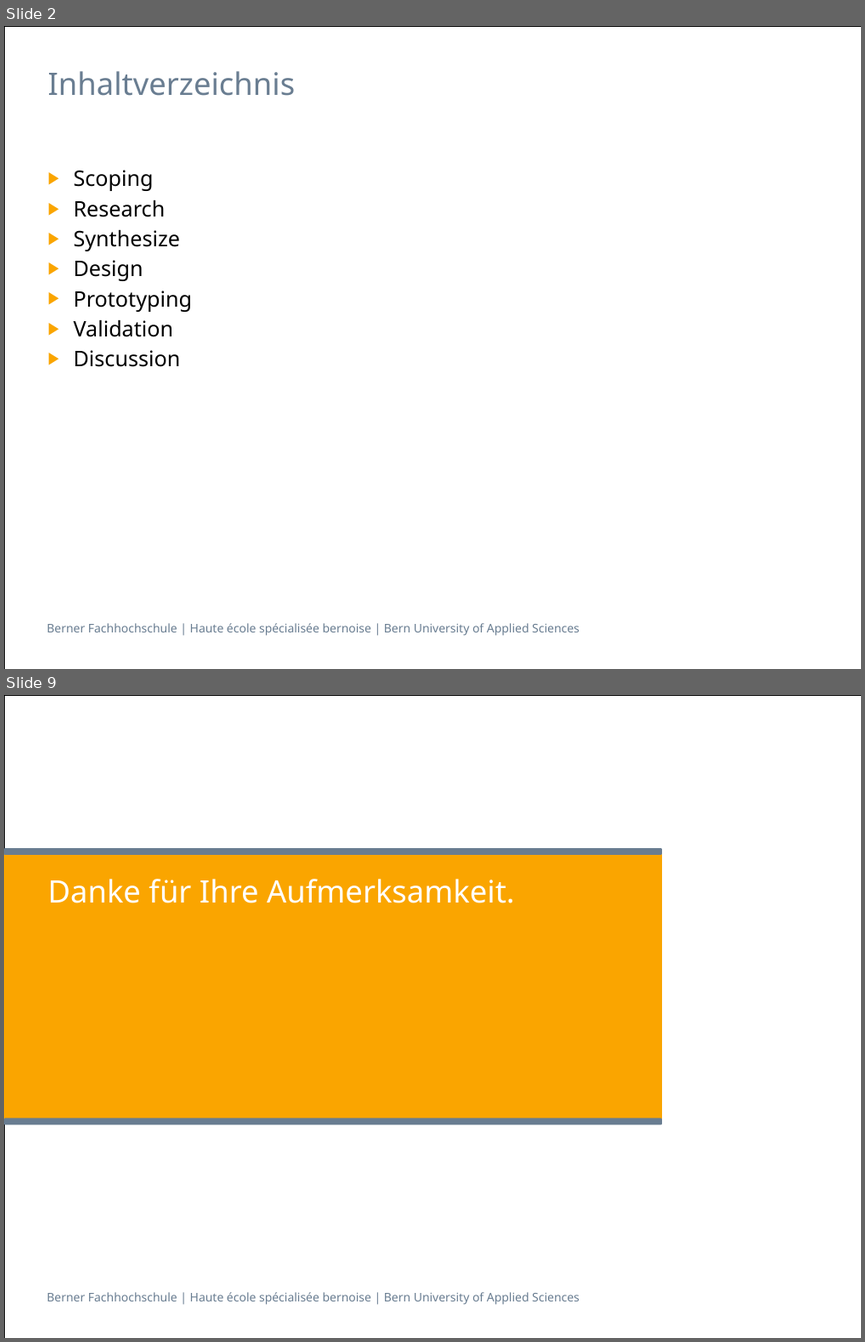
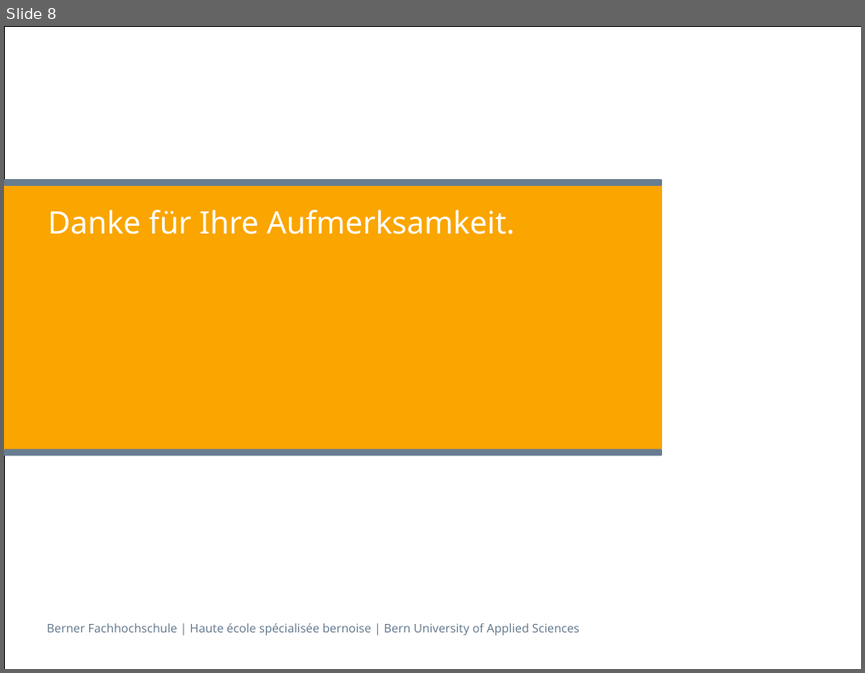
Before and after one commit to sevib1/ch.bfh.btx8081.w2016.blue, a slide deck: doc/CS1/Präsentation_CS1_Task_3_Blau.pptx. Shown one above the other, each under a label of ours: slides 2 and 9 before the commit, slide 8 after it; the slides between them are not shown. The pictures are 865x1342 and 865x673 pixels, drawn with LibreOffice and Linux fonts; fonts in the diff are those of the drawing. Boxes give left, top, right and bottom in pixels: in the first picture for what was removed or moved away, otherwise in the second. Text is boxed around its words. In the diff, an @@ line names an element or a change of style, - is before the commit and + after.

```diff
--- a/doc/CS1/Präsentation_CS1_Task_3_Blau.pptx
+++ b/doc/CS1/Präsentation_CS1_Task_3_Blau.pptx
@@ slide 2 removed at (4,26,861,669), background #FFFFFF; not listed: 2 template elements that a slide beside it also shows @@
@@ title removed at (48,71,296,96) @@
-Inhaltverzeichnis
@@ text removed at (74,170,193,367) @@
-▶ Scoping
-▶ Research
-▶ Synthesize
-▶ Design
-▶ Prototyping
-▶ Validation
-▶ Discussion
@@ what was slide 9 is now slide 8 @@
```
Also in this commit, not shown: 1 slide changed, 27 slides added, 6 other slides removed.
